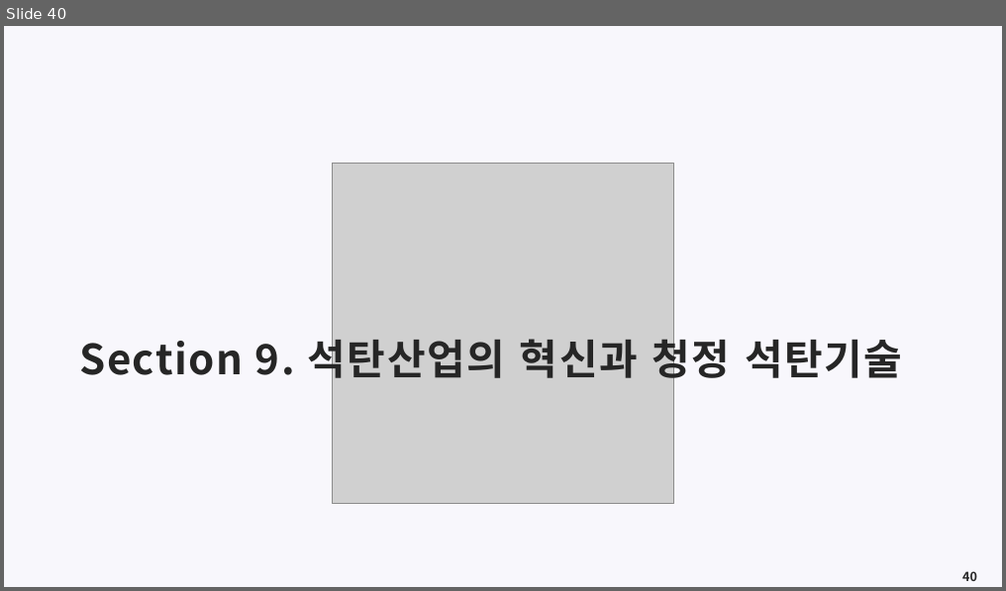
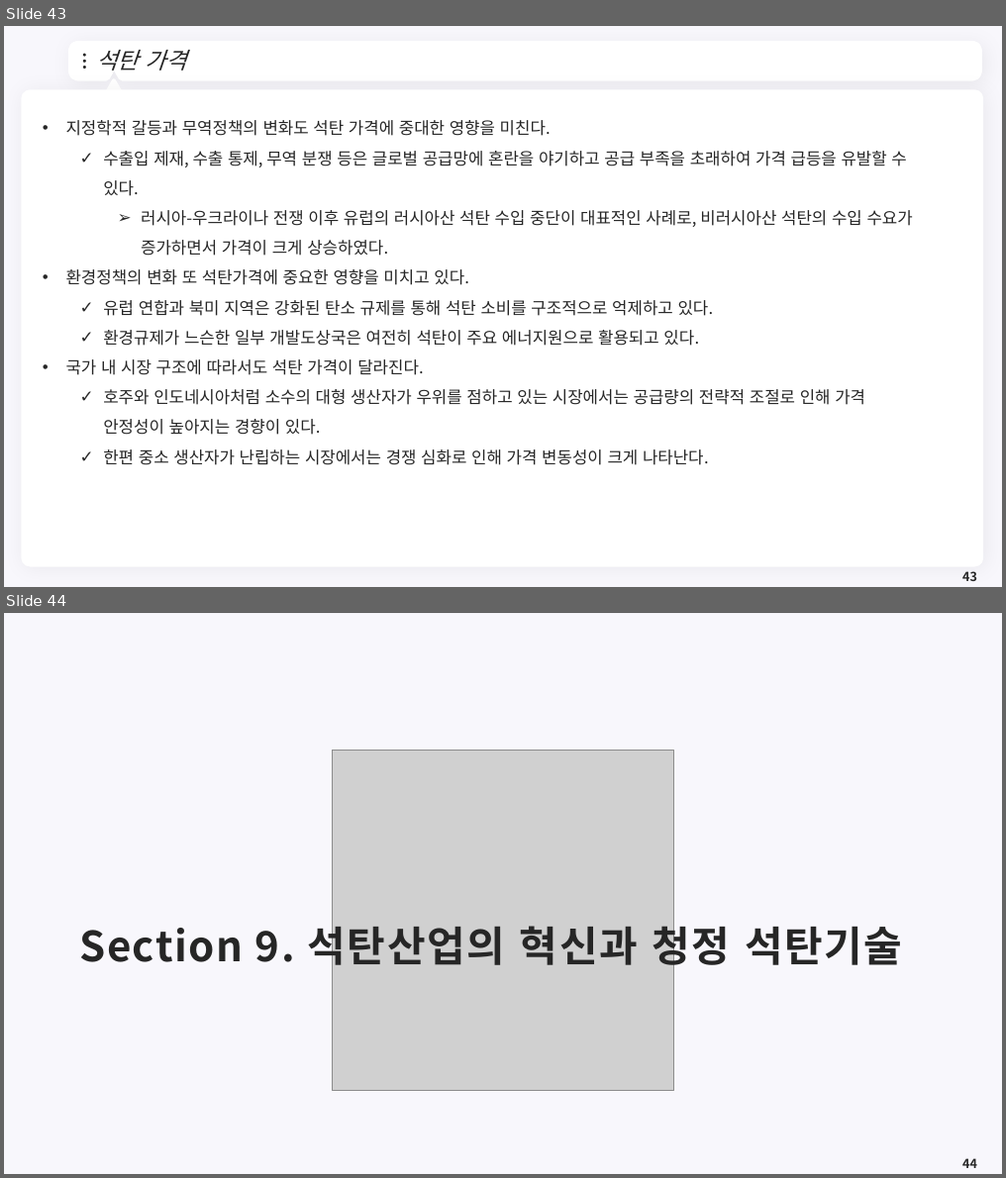
Before and after one commit to meandthey/Teaching, a slide deck: 에너지경제학/자원에너지경제학_Chapter_4 (석탄).pptx. Shown one above the other, each under a label of ours: slide 40 before the commit, slides 43 and 44 after it. The pictures are 1006x591 and 1006x1178 pixels, drawn with LibreOffice and Linux fonts; fonts in the diff are those of the drawing; grey boxes stand for pictures; background and template pictures are left out. Boxes give left, top, right and bottom in pixels: in the first picture for what was removed or moved away, otherwise in the second. Text is boxed around its words. In the diff, an @@ line names an element or a change of style, - is before the commit and + after.

```diff
--- a/에너지경제학/자원에너지경제학_Chapter_4 (석탄).pptx
+++ b/에너지경제학/자원에너지경제학_Chapter_4 (석탄).pptx
@@ slide 43 added at (4, 26, 1002, 587), background #F8F7FC @@
@@ freeform shape added at (72, 45, 979, 77), fill #FFFFFF, outline #FFFFFF 7.25 pt @@
@@ ellipse added at (83, 54, 86, 57), fill #262626 @@
@@ title added at (96, 50, 186, 71), 22 pt, text #262626, italic @@
+석탄 가격
@@ ellipse added at (83, 60, 86, 63), fill #262626 @@
@@ ellipse added at (83, 66, 86, 69), fill #262626 @@
@@ triangle added at (105, 80, 122, 95), fill #FFFFFF, outline #FFFFFF 3.75 pt @@
@@ freeform shape added at (958, 56, 967, 68), fill #FFFFFF @@
@@ rounded rectangle added at (21, 89, 984, 568), fill #FFFFFF @@
@@ text added at (66, 120, 913, 466), 16 pt, text #262626 @@
+• 지정학적 갈등과 무역정책의 변화도 석탄 가격에 중대한 영향을 미친다.
+  ✓ 수출입 제재, 수출 통제, 무역 분쟁 등은 글로벌 공급망에 혼란을 야기하고 공급 부족을 초래하여 가격 급등을 유발할 수 있다.
+    ➢ 러시아-우크라이나 전쟁 이후 유럽의 러시아산 석탄 수입 중단이 대표적인 사례로, 비러시아산 석탄의 수입 수요가 증가하면서 가격이 크게 상승하였다.
+• 환경정책의 변화 또 석탄가격에 중요한 영향을 미치고 있다.
+  ✓ 유럽 연합과 북미 지역은 강화된 탄소 규제를 통해 석탄 소비를 구조적으로 억제하고 있다.
+  ✓ 환경규제가 느슨한 일부 개발도상국은 여전히 석탄이 주요 에너지원으로 활용되고 있다.
+• 국가 내 시장 구조에 따라서도 석탄 가격이 달라진다.
+  ✓ 호주와 인도네시아처럼 소수의 대형 생산자가 우위를 점하고 있는 시장에서는 공급량의 전략적 조절로 인해 가격 안정성이 높아지는 경향이 있다.
+  ✓ 한편 중소 생산자가 난립하는 시장에서는 경쟁 심화로 인해 가격 변동성이 크게 나타난다.
@@ page number added at (962, 571, 977, 581), 12 pt, text #262626, bold @@
+43
@@ what was slide 40 is now slide 44 @@
@@ page number at (962, 1158, 977, 1168): text changed @@
-40
+44
```
Also in this commit, not shown: 3 other slides added, 5 other files.
